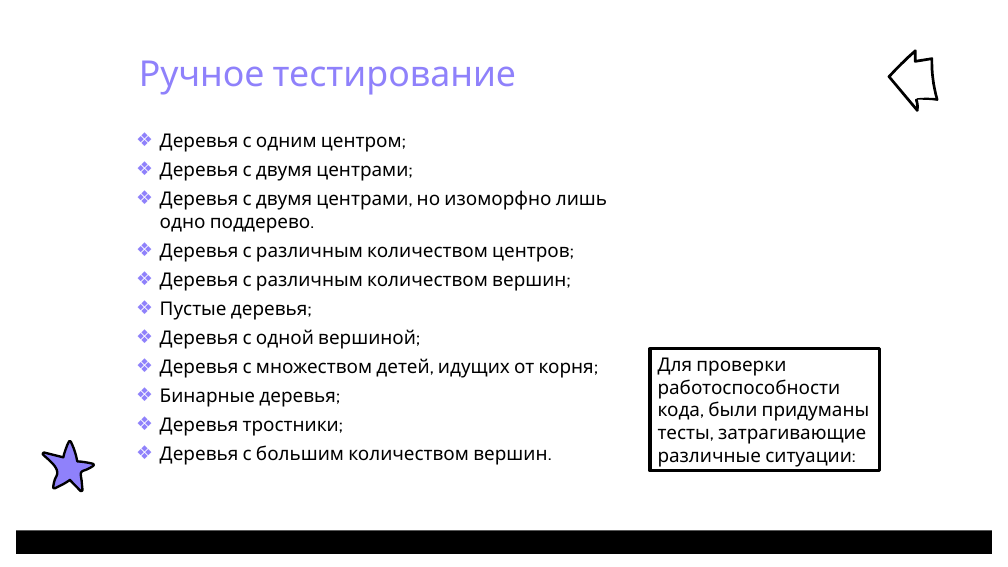
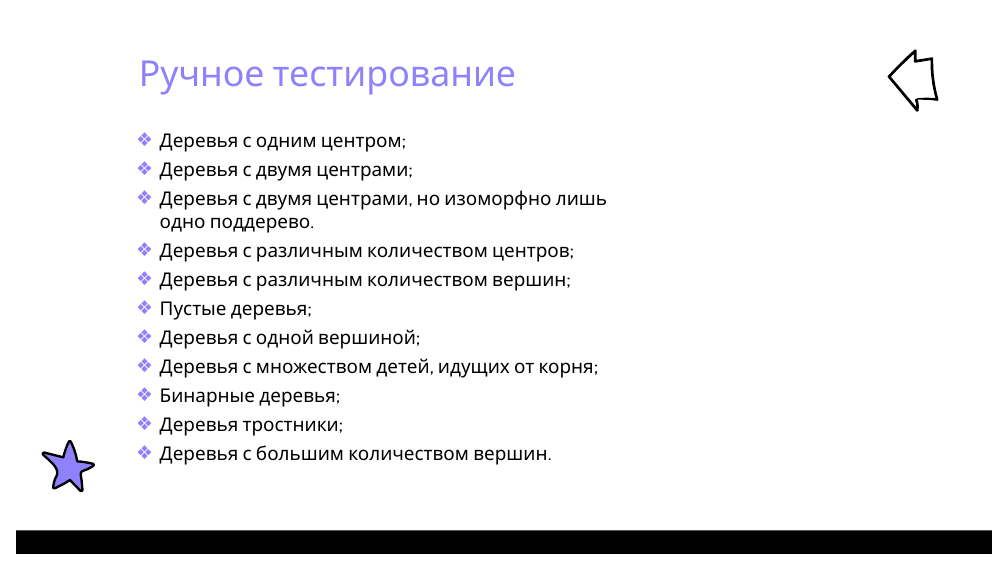
Before and after one commit to PufMe/isomorphic, a slide deck: slide 11 of docs/Изоморфизм деревьев_ПоповаС.О..pptx (slide 27 before the commit). Drawn at 1008x567 pixels with LibreOffice and Linux fonts; fonts in the diff are those of the drawing; background and template pictures are left out. Boxes give left, top, right and bottom in pixels: in the first picture for what was removed or moved away, otherwise in the second. Text is boxed around its words. In the diff, an @@ line names an element or a change of style, - is before the commit and + after.

```diff
--- a/docs/Изоморфизм деревьев_ПоповаС.О..pptx
+++ b/docs/Изоморфизм деревьев_ПоповаС.О..pptx
@@ rectangle removed at (650,349,879,471) @@
-Для проверки работоспособности кода, были придуманы тесты, затрагивающие различные ситуации:
```
Also in this commit, not shown: 5 other slides changed, 4 slides added, 22 slides removed, 1 other file.
